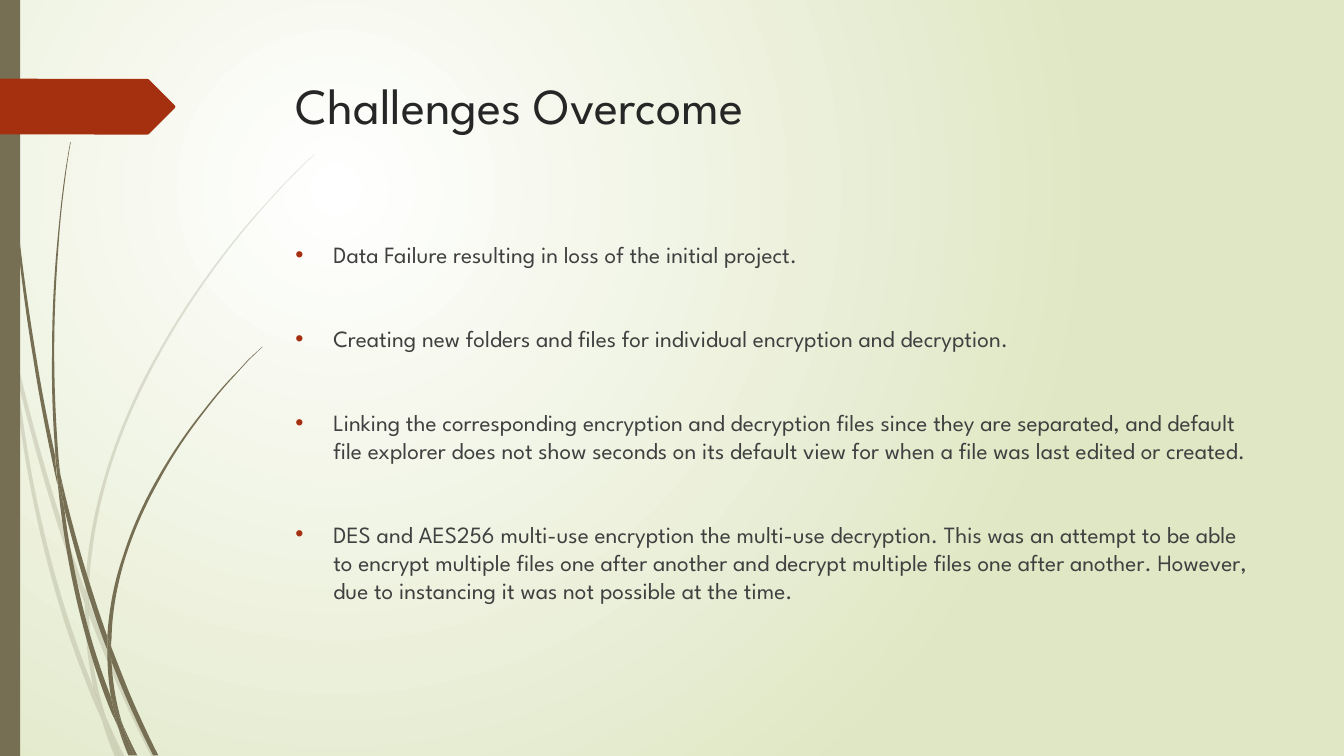
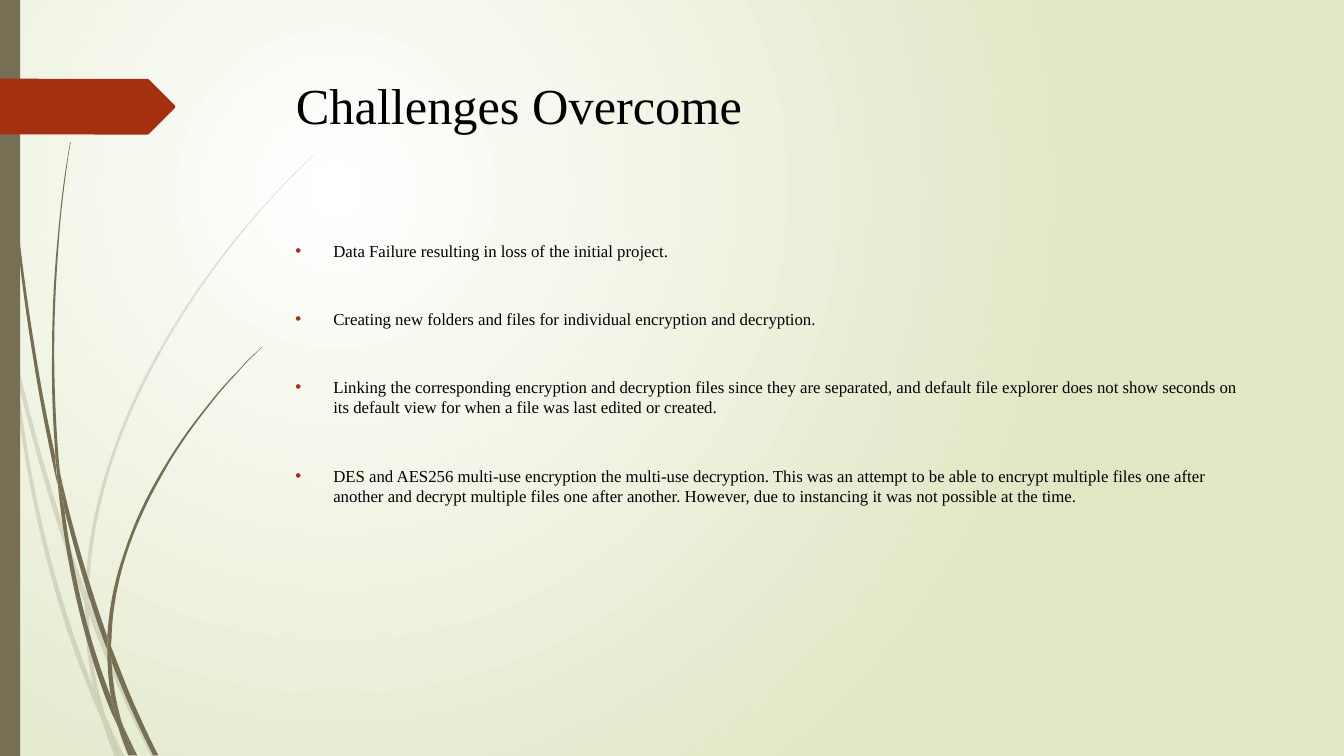
Before and after one commit to trevorabel/trevorabel.github.io, a slide deck: slide 9 of Senior Project Defense Slides.pptx. Drawn at 1344x756 pixels with LibreOffice and Linux fonts; fonts in the diff are those of the drawing. Boxes give left, top, right and bottom in pixels: in the first picture for what was removed or moved away, otherwise in the second. Text is boxed around its words. In the diff, an @@ line names an element or a change of style, - is before the commit and + after.

```diff
--- a/Senior Project Defense Slides.pptx
+++ b/Senior Project Defense Slides.pptx
@@ title "Challenges Overcome" at (296, 89, 742, 134): font League Spartan to Times New Roman, text colour #262626 to #000000 @@
@@ text "Data Failure resulting in loss ..." at (333, 245, 1237, 506): size 16.6 to 12 pt, font League Spartan to Times New Roman, text colour #404040 to #000000 @@
```
Also in this commit, not shown: 8 other slides changed, 2 slides added, 1 slide removed.
